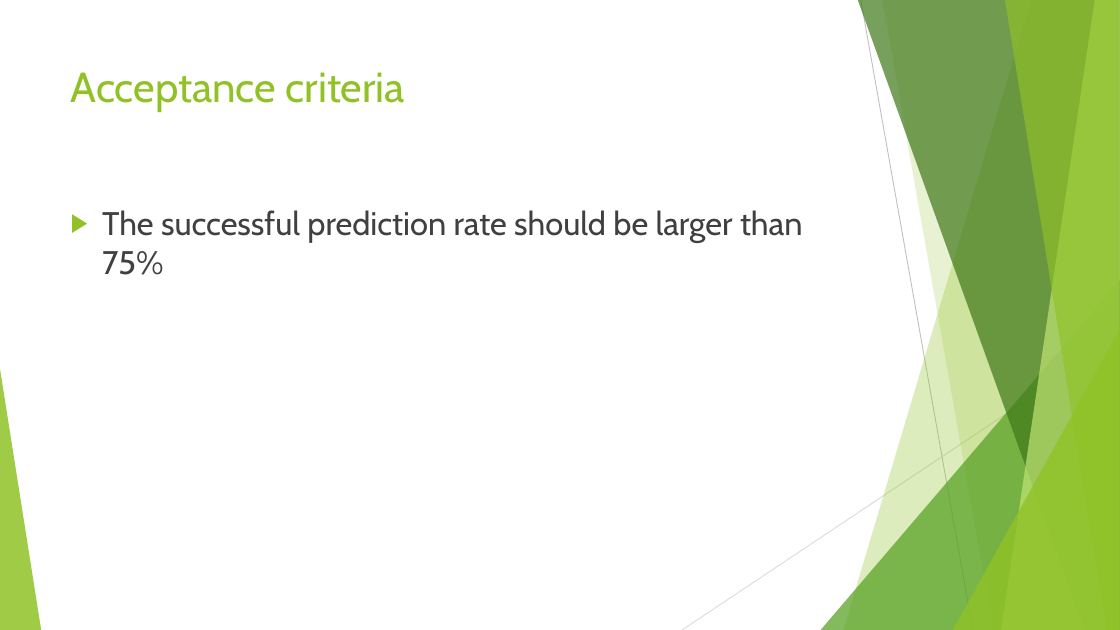
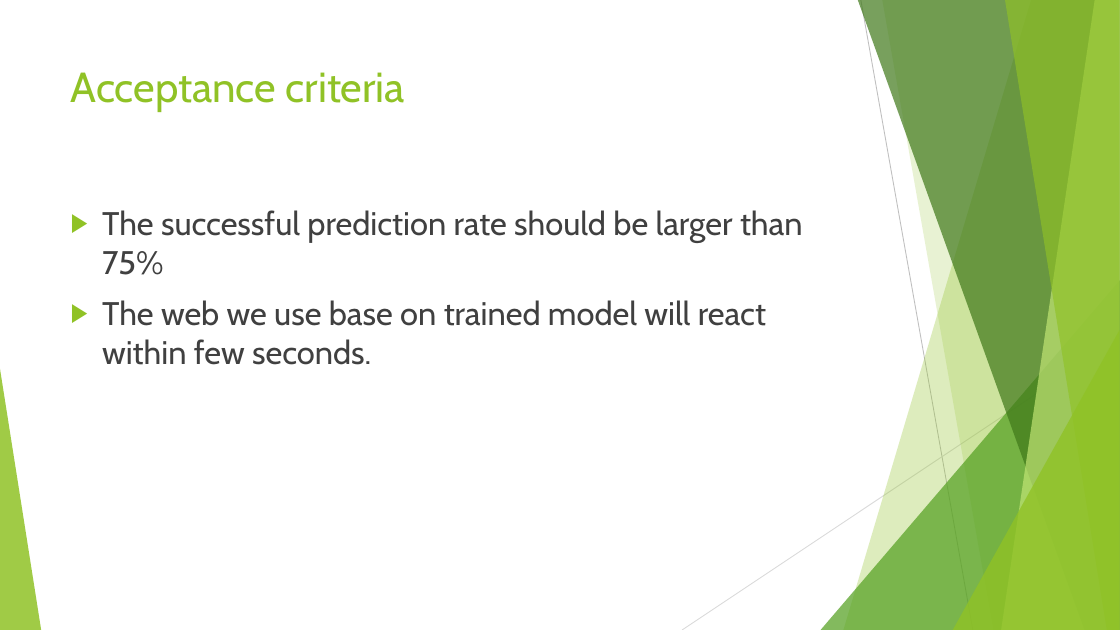
Before and after one commit to JIMsZHOU/Taxi-fare-prediction, a slide deck: slide 8 of CSYE7200-2019Spring Final Project Presentation.pptx. Drawn at 1120x630 pixels with LibreOffice and Linux fonts; fonts in the diff are those of the drawing. Boxes give left, top, right and bottom in pixels: in the first picture for what was removed or moved away, otherwise in the second. Text is boxed around its words. In the diff, an @@ line names an element or a change of style, - is before the commit and + after.

Commit message:
ver 1.1

```diff
--- a/CSYE7200-2019Spring Final Project Presentation.pptx
+++ b/CSYE7200-2019Spring Final Project Presentation.pptx
@@ text at <box>102,300,766,365</box>: paragraph added @@
+▶ The web we use base on trained model will react within few seconds.
```
Also in this commit, not shown: 1 other slide changed.
